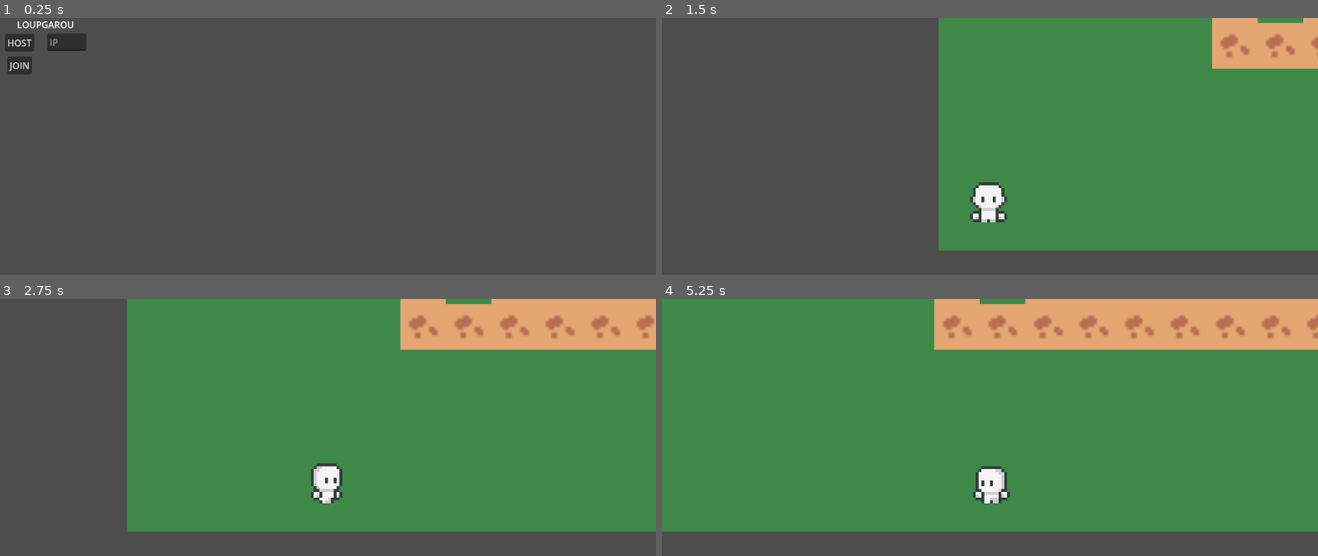
Above: before the commit, frames 1-4 (two rows, left to right).
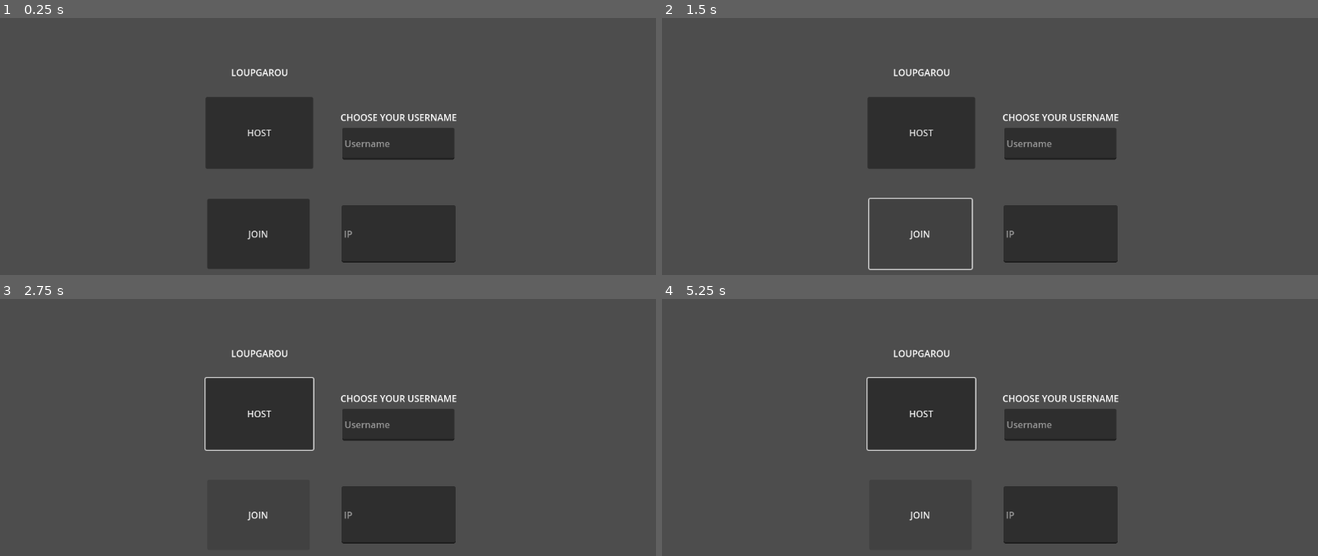
Above: after the commit, the same moments.

Repository: ComiccSanss2/werewolf-online
Game: Godot game, scene res://main_menu.tscn
Same seed, same stepped clock (60 frames per second), same inputs: the game is played once before the commit and once after it.
Inputs (mouse positions are in pixels of both pictures, inside the frame that each line leads up to):
- Up to frame 1 (0.25 s): no input
- Up to frame 2 (1.5 s): click "HOST" at 0.5 s; click (917, 233) at 1.25 s, where only the run after the commit has a clickable "JOIN"
- Up to frame 3 (2.75 s): hold Right (ui_right) from 2.03 s (still down)
- Up to frame 4 (5.25 s): release Right (ui_right) at 2.78 s; hold Down (ui_down) 2.78-3.53 s; hold Right (ui_right) 3.53-4.28 s; hold Up (ui_up) 4.28-5.03 s; hold Left (ui_left) from 5.03 s (still down)

The runs differ from the first frame. In frame 1, 16% of the frame differs, in the area x 0-70%, y 1-98%; in frame 2, 56%; in frame 3, 74%; in frame 4, 91%, in the area x 0-100%, y 0-96%.

Commit message:
added lobby and lobby and game username

Diff:
--- /dev/null
+++ b/Network.gd
@@ -0,0 +1,4 @@
+extends Node
+
+var nickname : String = "Player"
+var player_names := {}  # peer_id → nickname
--- /dev/null
+++ b/lobby.gd
@@ -0,0 +1,180 @@
+extends Control
+
+@onready var players_list = $CanvasLayer/VBoxContainer
+@onready var start_button = $CanvasLayer/ButtonStart
+@onready var status_label = $CanvasLayer/LabelStatus
+
+
+###################################################
+# READY
+###################################################
+
+func _ready():
+	var mp = get_tree().get_multiplayer()
+
+	# Connect network signals
+	mp.peer_connected.connect(_on_player_connected)
+	mp.peer_disconnected.connect(_on_player_disconnected)
+	mp.connected_to_server.connect(_on_connected)
+	mp.connection_failed.connect(_on_failed)
+
+	###################################################
+	# HOST INITIALIZATION
+	###################################################
+	if mp.is_server():
+		start_button.visible = true
+		start_button.disabled = false
+
+		var host_id = mp.get_unique_id()
+
+		# Save host pseudo
+		Network.player_names[host_id] = Network.nickname
+
+		# Display host in UI
+		_add_player(host_id)
+		_update_player_label(host_id, Network.nickname)
+
+	###################################################
+	# CLIENT INITIALIZATION
+	###################################################
+	else:
+		start_button.visible = false
+
+
+
+###################################################
+# CLIENT CONNECTED
+###################################################
+
+func _on_connected():
+	var mp = get_tree().get_multiplayer()
+	var my_id = mp.get_unique_id()
+
+	print("CLIENT: connected to server — sending nickname")
+
+	_add_player(my_id)
+	_update_player_label(my_id, Network.nickname)
+
+	# send nickname to host (ID = 1)
+	rpc_id(1, "register_name_request", Network.nickname)
+
+	status_label.text = "Connected. Waiting for players..."
+
+
+###################################################
+# SERVER RECEIVES NAME FROM CLIENT
+###################################################
+
+@rpc("any_peer")
+func register_name_request(name: String):
+	var mp = get_tree().get_multiplayer()
+
+	if mp.is_server():
+		var sender_id = mp.get_remote_sender_id()
+		Network.player_names[sender_id] = name
+
+		print("SERVER REGISTER:", sender_id, name)
+
+		# broadcast the client's name to all players
+		rpc("register_name_broadcast", sender_id, name)
+
+		# also send host name to the newly connected client
+		var host_id = mp.get_unique_id()
+		rpc_id(sender_id, "register_name_broadcast", host_id, Network.player_names[host_id])
+
+
+
+###################################################
+# RECEIVE A BROADCASTED NAME
+###################################################
+
+@rpc("any_peer")
+func register_name_broadcast(peer_id: int, name: String):
+	print("BROADCAST:", peer_id, name)
+
+	Network.player_names[peer_id] = name
+
+	_add_player(peer_id)
+	_update_player_label(peer_id, name)
+
+
+
+###################################################
+# SIGNAL: PLAYER CONNECTED
+###################################################
+
+func _on_player_connected(peer_id):
+	print("PLAYER CONNECTED:", peer_id)
+	_add_player(peer_id)
+
+
+
+###################################################
+# SIGNAL: PLAYER DISCONNECTED
+###################################################
+
+func _on_player_disconnected(peer_id):
+	print("PLAYER DISCONNECTED:", peer_id)
+
+	if players_list.has_node(str(peer_id)):
+		players_list.get_node(str(peer_id)).queue_free()
+
+
+
+###################################################
+# UI FUNCTIONS — FINAL FIX
+###################################################
+
+func _add_player(peer_id):
+	if !players_list.has_node(str(peer_id)):
+		var label = Label.new()
+		label.name = str(peer_id)
+		label.text = "Loading..."
+		players_list.add_child(label)
+
+	# Update immediately with fallback
+	var pseudo = Network.player_names.get(peer_id, "Loading...")
+	players_list.get_node(str(peer_id)).text = pseudo + " (" + str(peer_id) + ")"
+
+
+func _update_player_label(peer_id, name):
+	await get_tree().process_frame
+
+	if !players_list.has_node(str(peer_id)):
+		_add_player(peer_id)
+
+	players_list.get_node(str(peer_id)).text = name + " (" + str(peer_id) + ")"
+
+
+
+###################################################
+# START GAME
+###################################################
+
+func _on_ButtonStart_pressed():
+	var mp = get_tree().get_multiplayer()
+	if !mp.is_server():
+		return
+
+	print("HOST: starting game")
+
+	rpc("start_game_remote")
+	_start_game()
+
+
+@rpc("any_peer", "reliable")
+func start_game_remote():
+	_start_game()
+
+
+func _start_game():
+	get_tree().change_scene_to_file("res://test_scene.tscn")
+
+
+
+###################################################
+# CONNECTION FAILED
+###################################################
+
+func _on_failed():
+	status_label.text = "Connection failed"
--- /dev/null
+++ b/lobby.tscn
@@ -0,0 +1,42 @@
+[gd_scene load_steps=2 format=3 uid="uid://brnljyynm773q"]
+
+[ext_resource type="Script" uid="uid://dfiypymj4ct8q" path="res://lobby.gd" id="1_ll2xe"]
+
+[node name="Lobby" type="Control"]
+layout_mode = 3
+anchors_preset = 0
+script = ExtResource("1_ll2xe")
+
+[node name="CanvasLayer" type="CanvasLayer" parent="."]
+
+[node name="LabelTitle" type="Label" parent="CanvasLayer"]
+offset_left = 406.0
+offset_top = 52.0
+offset_right = 744.0
+offset_bottom = 101.0
+text = "LOBBY"
+horizontal_alignment = 1
+vertical_alignment = 1
+
+[node name="VBoxContainer" type="VBoxContainer" parent="CanvasLayer"]
+offset_left = 449.0
+offset_top = 120.0
+offset_right = 691.0
+offset_bottom = 322.0
+
+[node name="ButtonStart" type="Button" parent="CanvasLayer"]
+offset_left = 447.0
+offset_top = 453.0
+offset_right = 705.0
+offset_bottom = 526.0
+text = "START"
+
+[node name="LabelStatus" type="Label" parent="CanvasLayer"]
+offset_left = 384.0
+offset_top = 376.0
+offset_right = 773.0
+offset_bottom = 435.0
+horizontal_alignment = 1
+vertical_alignment = 1
+
+[connection signal="pressed" from="CanvasLayer/ButtonStart" to="." method="_on_ButtonStart_pressed"]
--- a/main_menu.gd
+++ b/main_menu.gd
@@ -2,25 +2,52 @@
 
 const PORT := 9000
 
+###################################################
+#                   HOST
+###################################################
+
 func _on_HostButton_pressed():
 	print("HOST: creating server")
+
+	var name : String = $NicknameLineEdit.text.strip_edges()
+	if name == "":
+		name = "Player"
+	Network.nickname = name
+
 	var peer := ENetMultiplayerPeer.new()
-	peer.create_server(PORT)
+	if peer.create_server(PORT) != OK:
+		print("ERROR: cannot create server")
+		return
 
 	get_tree().get_multiplayer().multiplayer_peer = peer
 	print("HOST OK")
 
-	get_tree().change_scene_to_file("res://test_scene.tscn")
+	get_tree().change_scene_to_file("res://Lobby.tscn")
 
+
+###################################################
+#                   CLIENT
+###################################################
 
 func _on_JoinButton_pressed():
 	print("CLIENT: joining")
 
-	var ip:String = $IpLineEdit.text
+	var name : String = $NicknameLineEdit.text.strip_edges()
+	if name == "":
+		name = "Player"
+	Network.nickname = name
+
+	var ip : String = $IpLineEdit.text.strip_edges()
+	if ip == "":
+		print("ERROR: no IP entered")
+		return
+
 	var peer := ENetMultiplayerPeer.new()
-	peer.create_client(ip, PORT)
+	if peer.create_client(ip, PORT) != OK:
+		print("ERROR: cannot connect to server")
+		return
 
 	get_tree().get_multiplayer().multiplayer_peer = peer
 	print("CLIENT OK")
 
-	get_tree().change_scene_to_file("res://test_scene.tscn")
+	get_tree().change_scene_to_file("res://Lobby.tscn")
--- a/main_menu.tscn
+++ b/main_menu.tscn
@@ -9,34 +9,53 @@
 
 [node name="TitleLabel" type="Label" parent="."]
 layout_mode = 0
-offset_left = 30.0
-offset_right = 130.0
-offset_bottom = 23.0
+offset_left = 406.0
+offset_top = 84.0
+offset_right = 508.0
+offset_bottom = 115.0
 text = "LOUPGAROU"
 
 [node name="HostButton" type="Button" parent="."]
 layout_mode = 0
-offset_left = 9.0
-offset_top = 28.0
-offset_right = 60.0
-offset_bottom = 59.0
+offset_left = 361.0
+offset_top = 139.0
+offset_right = 550.0
+offset_bottom = 265.0
 text = "HOST"
 
 [node name="JoinButton" type="Button" parent="."]
 layout_mode = 0
-offset_left = 13.0
-offset_top = 68.0
-offset_right = 56.0
-offset_bottom = 99.0
+offset_left = 364.0
+offset_top = 318.0
+offset_right = 544.0
+offset_bottom = 441.0
 text = "JOIN"
 
 [node name="IpLineEdit" type="LineEdit" parent="."]
 layout_mode = 0
-offset_left = 83.0
-offset_top = 27.0
-offset_right = 151.5625
-offset_bottom = 58.0
+offset_left = 600.0
+offset_top = 329.0
+offset_right = 800.0
+offset_bottom = 430.0
 placeholder_text = "IP"
+
+[node name="LabelNickname" type="Label" parent="."]
+layout_mode = 0
+offset_left = 598.0
+offset_top = 150.0
+offset_right = 803.0
+offset_bottom = 200.0
+text = "CHOOSE YOUR USERNAME"
+horizontal_alignment = 1
+vertical_alignment = 1
+
+[node name="NicknameLineEdit" type="LineEdit" parent="."]
+layout_mode = 0
+offset_left = 601.0
+offset_top = 193.0
+offset_right = 798.0
+offset_bottom = 249.0
+placeholder_text = "Username"
 
 [connection signal="pressed" from="HostButton" to="." method="_on_HostButton_pressed"]
 [connection signal="pressed" from="JoinButton" to="." method="_on_JoinButton_pressed"]
--- a/player.tscn
+++ b/player.tscn
@@ -309,3 +309,10 @@
 
 [node name="Camera2D" type="Camera2D" parent="."]
 zoom = Vector2(5, 5)
+
+[node name="NameLabel" type="Label" parent="."]
+offset_left = -6.0
+offset_top = -12.999999
+offset_right = 48.0
+offset_bottom = 10.000001
+scale = Vector2(0.2, 0.2)
--- a/project.godot
+++ b/project.godot
@@ -15,6 +15,10 @@
 config/features=PackedStringArray("4.5", "GL Compatibility")
 config/icon="res://icon.svg"
 
+[autoload]
+
+Network="*res://Network.gd"
+
 [rendering]
 
 renderer/rendering_method="gl_compatibility"
--- a/test_scene.gd
+++ b/test_scene.gd
@@ -1,26 +1,34 @@
 extends Node2D
 
-@onready var spawn_point = $SpawnPoint
 var PlayerScene = preload("res://player.tscn")
+
 
 func _ready():
 	var mp = get_tree().get_multiplayer()
+
+	# connecter signaux
 	mp.peer_connected.connect(_on_player_connected)
 	mp.peer_disconnected.connect(_on_player_disconnected)
 
-	# Spawn LOCAL seulement
+	# spawn du joueur local
 	spawn_player(mp.get_unique_id())
+
+	# spawn des joueurs déjà connectés
+	for peer_id in mp.get_peers():
+		if peer_id != mp.get_unique_id():
+			spawn_player(peer_id)
+
 
 func _on_player_connected(peer_id):
 	var mp = get_tree().get_multiplayer()
 	var local_id = mp.get_unique_id()
 
-	# VERY IMPORTANT !!!
+	# Ne pas spawn soi-même
 	if peer_id == local_id:
 		print("IGNORED self connect:", peer_id)
 		return
 
-	# Avoid double spawn
+	# Si déjà spawn → on ignore
 	if has_node(str(peer_id)):
 		print("Player already exists:", peer_id)
 		return
@@ -28,22 +36,37 @@
 	print("CONNECTED:", peer_id)
 	spawn_player(peer_id)
 
+
 func _on_player_disconnected(peer_id):
 	print("DISCONNECTED:", peer_id)
+
 	if has_node(str(peer_id)):
 		get_node(str(peer_id)).queue_free()
 
+
+#####################################
+#          SPAWN SYSTEM             #
+#####################################
+
 func spawn_player(peer_id):
 	print("SPAWN PLAYER:", peer_id)
+
 	var p = PlayerScene.instantiate()
 	p.name = str(peer_id)
 
+	# Autorité réseau
 	p.set_multiplayer_authority(peer_id)
 
+	# Ajouter au monde
 	add_child(p)
+
+	# Spawnpoint aléatoire
 	var spawns = $SpawnPoints.get_children()
 	var spawn = spawns[randi() % spawns.size()]
 	p.global_position = spawn.global_position
 
+	# ASSIGNER LE PSEUDO AU LABEL AU-DESSUS DU JOUEUR
+	if p.has_node("NameLabel"):
+		p.get_node("NameLabel").text = Network.player_names.get(peer_id, "Player")
 
-	print("SET AUTHORITY:", peer_id)
+	print("SET AUTHORITY:", peer_id, "SPAWN:", spawn.name)
Not shown, added: Network.gd.uid
Not shown, added: lobby.gd.uid
